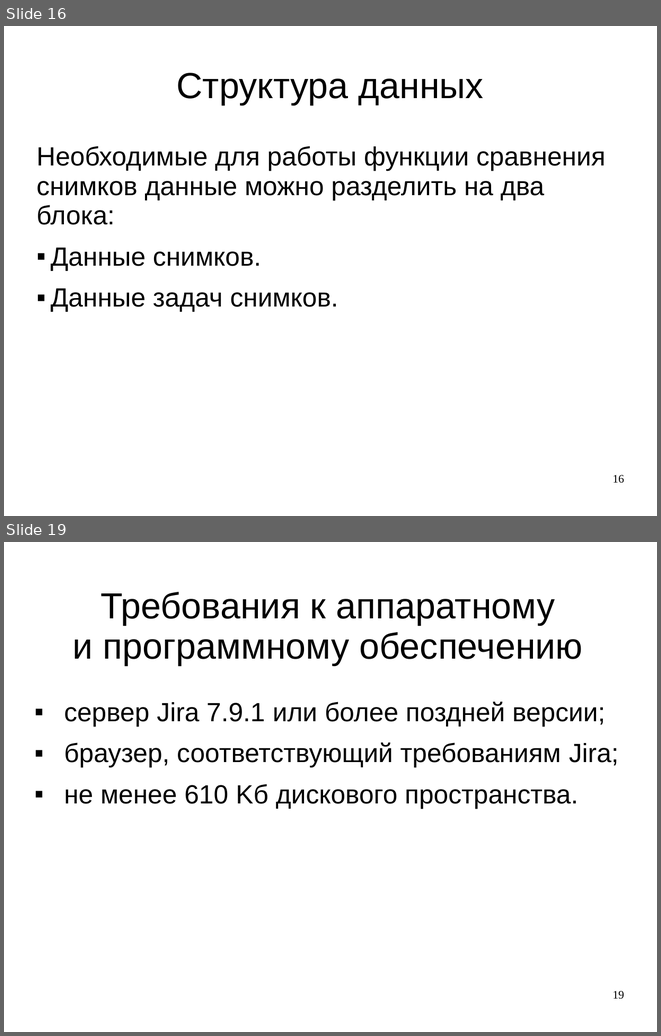
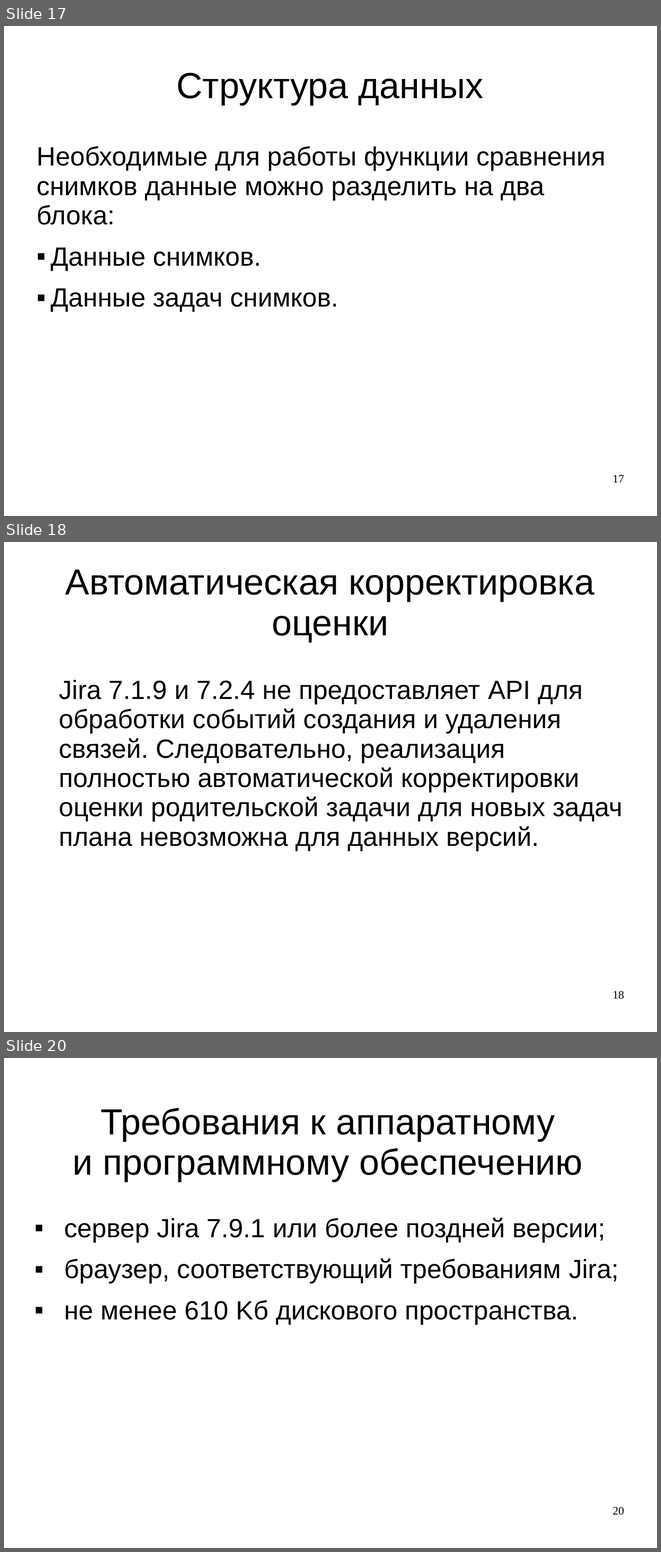
Before and after one commit to LilyTs/Diplom, a slide deck: Цаплина_(Дипломная).ppt. Shown one above the other, each under a label of ours: slides 16 and 19 before the commit, slides 17, 18 and 20 after it; the slides between them are not shown. The pictures are 661x1036 and 661x1552 pixels, drawn with LibreOffice and Linux fonts; fonts in the diff are those of the drawing. Boxes give left, top, right and bottom in pixels: in the first picture for what was removed or moved away, otherwise in the second. Text is boxed around its words. In the diff, an @@ line names an element or a change of style, - is before the commit and + after.

```diff
--- a/Цаплина_(Дипломная).ppt
+++ b/Цаплина_(Дипломная).ppt
@@ slide 18 added at [4, 542, 657, 1032], background #FFFFFF @@
@@ title added at [65, 570, 594, 642], 44 pt, text #000000 @@
+Автоматическая корректировка оценки
@@ text added at [59, 680, 623, 850], 32 pt, text #000000 @@
+Jira 7.1.9 и 7.2.4 не предоставляет API для обработки событий создания и удаления связей. Следовательно, реализация полностью автоматической корректировки оценки родительской задачи для новых задач плана невозможна для данных версий.
@@ page number added at [612, 990, 624, 999], 14 pt, text #000000 @@
+18
@@ what was slide 16 is now slide 17 @@
@@ page number at [612, 474, 624, 482]: text changed @@
-16
+17
@@ what was slide 19 is now slide 20 @@
@@ page number at [612, 1506, 624, 1515]: text changed @@
-19
+20
```
Also in this commit, not shown: 9 slides changed, 18 other slides added, 5 slides removed, 3 other files.
